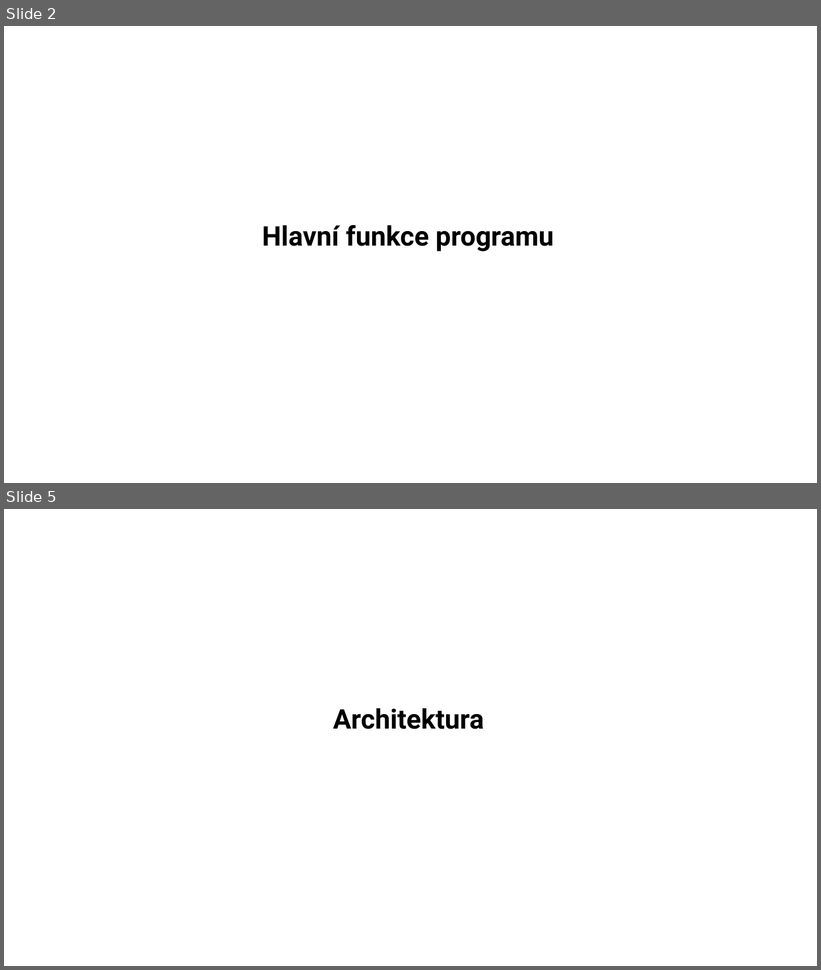
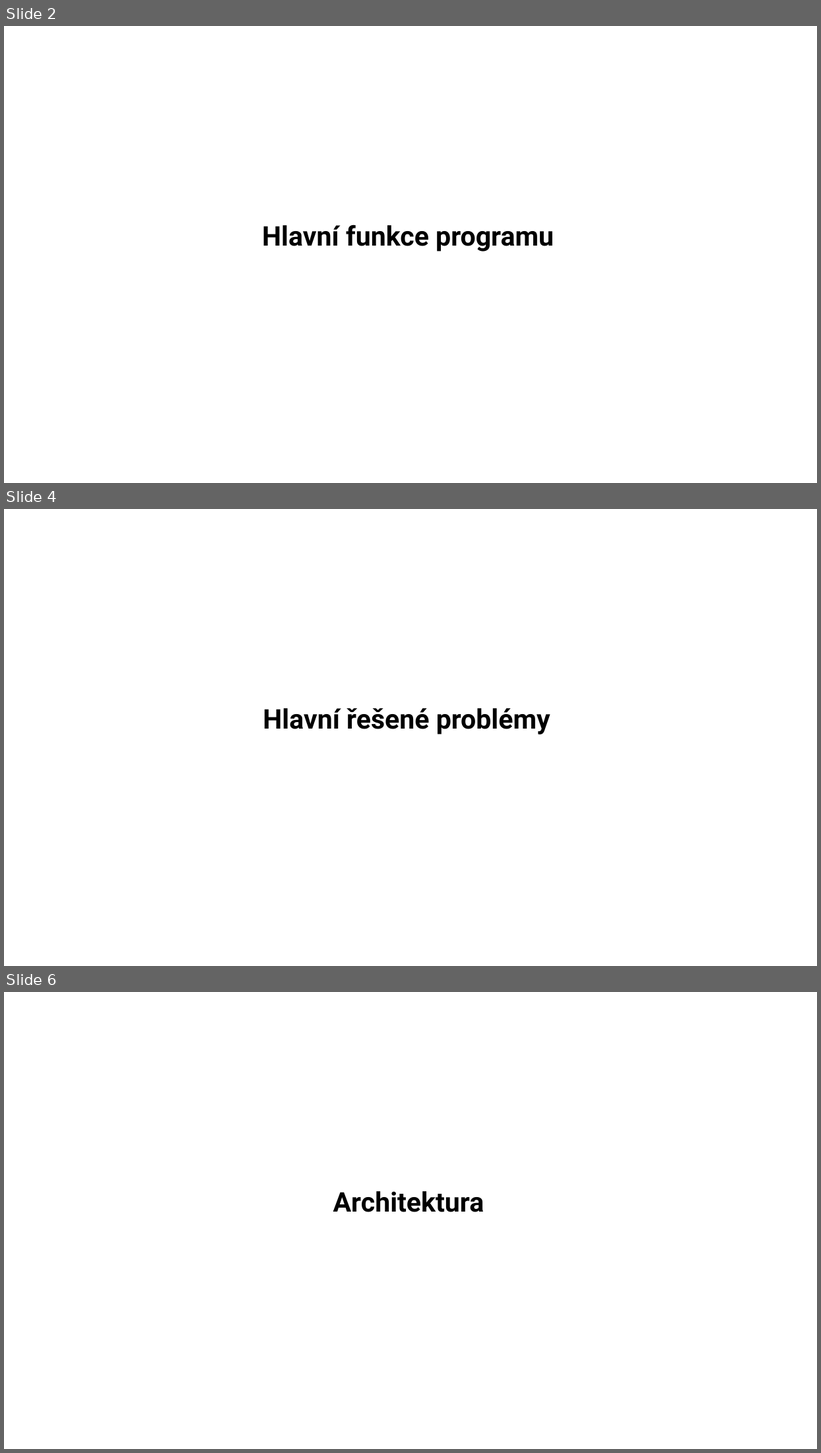
Before and after one commit to DuongXuanAnh/CSharpZapocet2024, a slide deck: Prezentace.pptx. Shown one above the other, each under a label of ours: slides 2 and 5 before the commit, slides 2, 4 and 6 after it; the slides between them are not shown. The pictures are 821x970 and 821x1453 pixels, drawn with LibreOffice and Linux fonts; fonts in the diff are those of the drawing. Boxes give left, top, right and bottom in pixels: in the first picture for what was removed or moved away, otherwise in the second. Text is boxed around its words. In the diff, an @@ line names an element or a change of style, - is before the commit and + after.

```diff
--- a/Prezentace.pptx
+++ b/Prezentace.pptx
@@ slide 4 added at <box>4,509,817,966</box>, background #FFFFFF @@
@@ text added at <box>263,708,550,735</box>, 32 pt, text #000000, bold @@
+Hlavní řešené problémy
@@ what was slide 5 is now slide 6 @@
```
Also in this commit, not shown: 2 other slides added, 2 slides removed, 1 other file.
